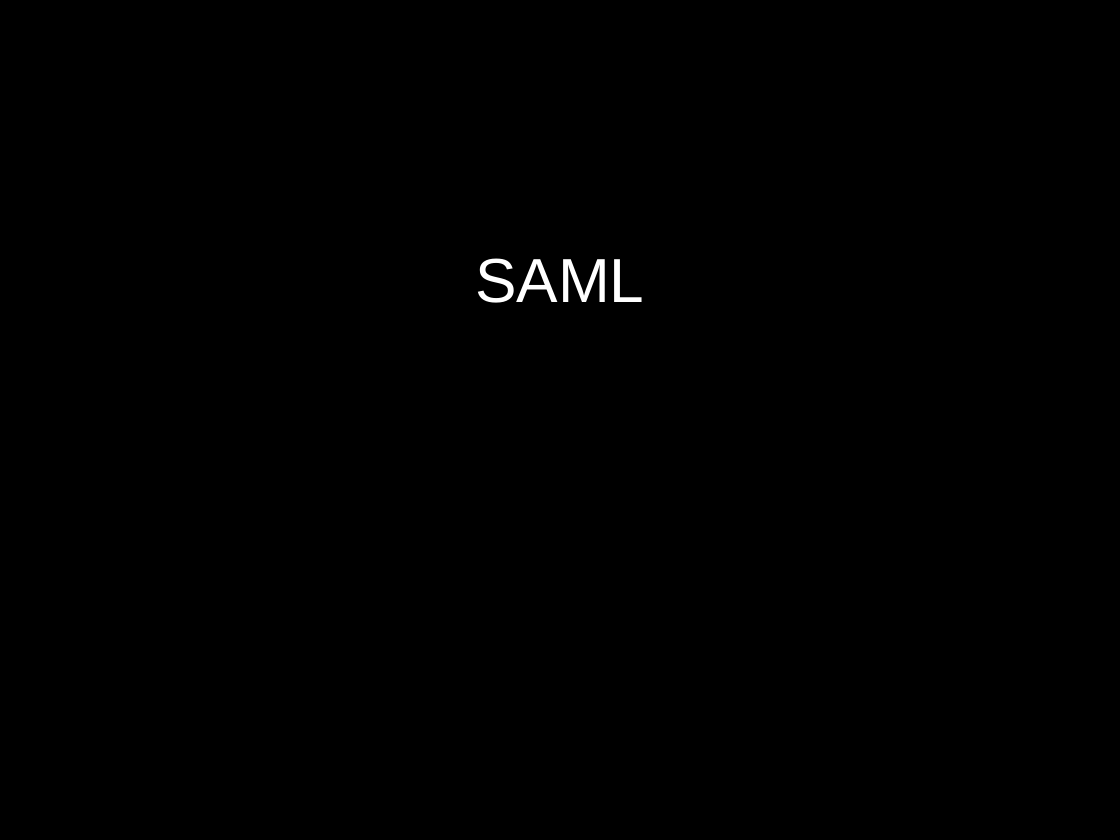
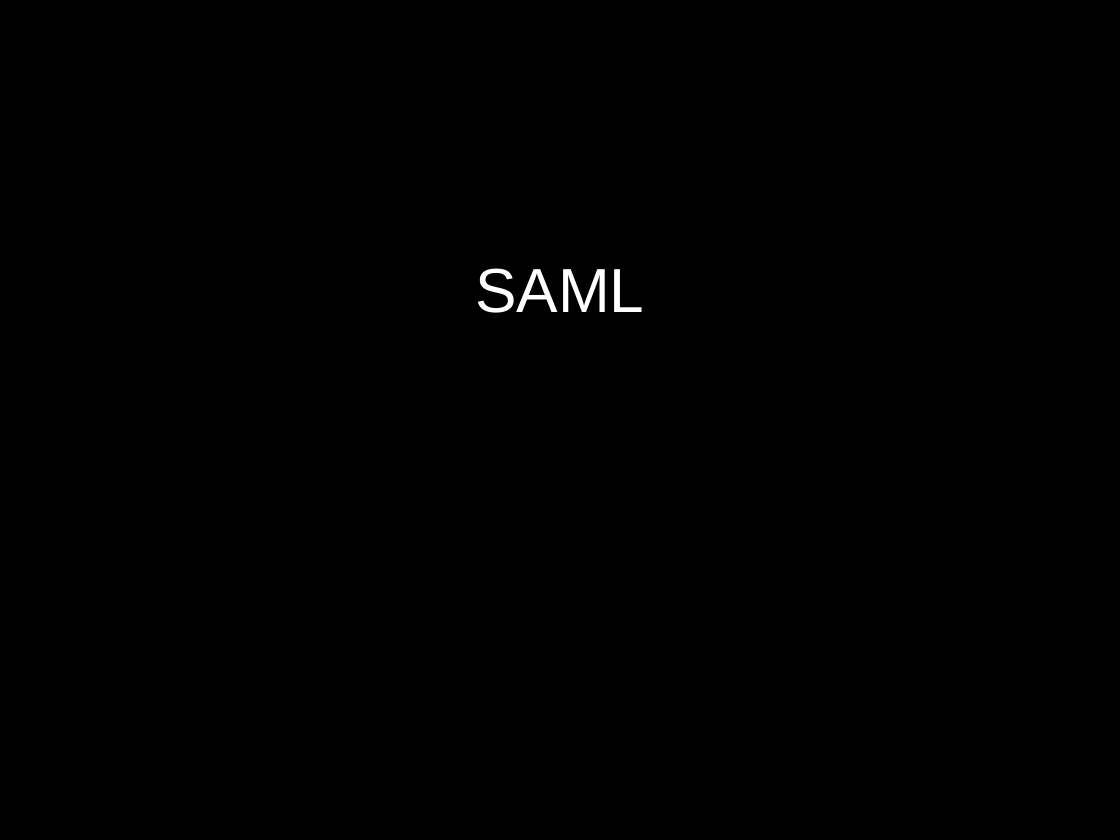
Before and after one commit to janasle/javabin-saml-demo, a slide deck: slide 4 of notes/javabin_saml.ppt (slide 5 before the commit). Drawn at 1120x840 pixels with LibreOffice and Linux fonts; fonts in the diff are those of the drawing. Boxes give left, top, right and bottom in pixels: in the first picture for what was removed or moved away, otherwise in the second. Text is boxed around its words. In the diff, an @@ line names an element or a change of style, - is before the commit and + after.

```diff
--- a/notes/javabin_saml.ppt
+++ b/notes/javabin_saml.ppt
@@ text "SAML": place and size @@
-text "SAML" at bbox=[475, 258, 644, 303]
+text "SAML" at bbox=[475, 268, 644, 313]
@@ text "SAML" at bbox=[475, 268, 644, 313]: vertical alignment top to middle @@
```
Also in this commit, not shown: 11 other slides changed, 6 slides added, 2 slides removed, 23 other files.
